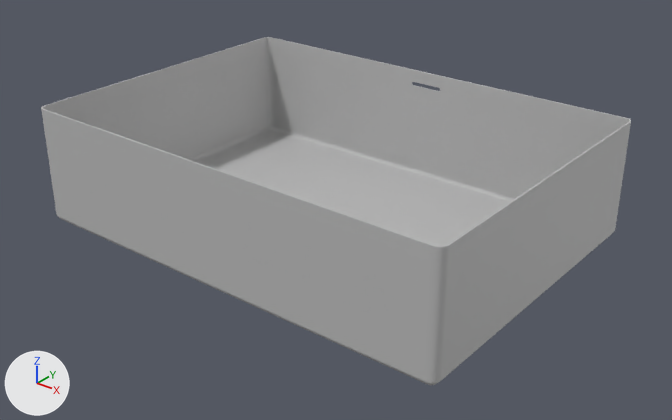
Two versions of the glTF model public/models/UB-05-M.glb, one commit apart.
Both versions are drawn from a 50 mm camera at (0.681, -0.842, 0.547) aimed at (0.018, -0.013, 0.033). Lighting does not change. The marker at lower left points along +X, +Y and +Z. The picture after the commit comes second. Where no turn or scale is listed for an object, it has been applied to the vertices. Vertices at exactly the same position are counted once.

In view in the first picture: 'sink' and 1 more.
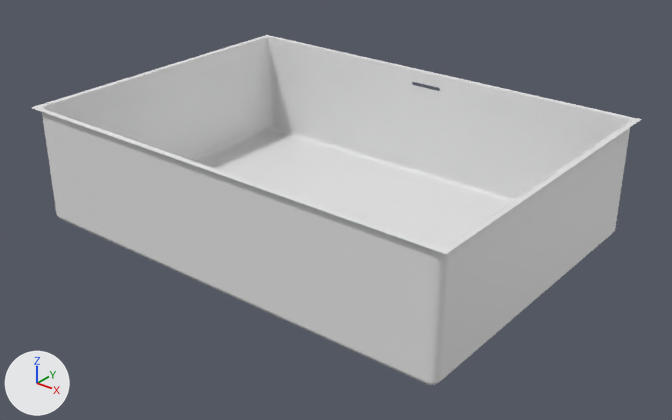
Where the newer file only moved an object's origin or applied its transform, the numbers keep the older frame.

What differs and where, as boxes [x1, y1, x2, y2] in the pictures (672 x 420 px; the box of a moved part takes in the faces that stretch with it):
'sink', reshaped
    before: [41, 37, 631, 385]
    after: [31, 35, 641, 385]
part 1 of me_mesh_002, moved or reshaped
    before: [41, 37, 631, 247]
    after: [31, 35, 641, 254]
part 2 of me_mesh_002, recoloured (grey to white)
    both: [42, 37, 630, 385]

What changed in the scene script:
```text
Add mat_connector:
    mat_connector = principled_material('Connector')
    mat_connector.base_color = (0.8, 0.8, 0.8)  # white #e7e7e7
Add mat_sink:
    mat_sink = principled_material('Sink')
    mat_sink.base_color = (0.8, 0.8, 0.8)  # white #e7e7e7
Change me_mesh_002:
    used by ob_sink; location = (0.0, 0.0, 0.0)
    remove me_mesh_002.from_pydata(...)  # 1800 vertices, 3600 faces; spans x -0.3..0.299, y -0.212..0.212, z 0.0..0.155
    add me_mesh_002.from_pydata(...)  # 1876 vertices, 3676 faces; spans x -0.306..0.306, y -0.218..0.218, z 0.0..0.155
    me_mesh_002 part 1
    197 faces are deleted
    76 vertices are added at x -0.306..0.306, y -0.218..0.218, z 0.155
    76 new faces join them, mat_connector (white #e7e7e7)
    197 new faces join them, mat_sink (white #e7e7e7)
    me_mesh_002 part 2: 3403 faces spanning x -0.3..0.299, y -0.212..0.212, z 0.0..0.155 switch from mat_lambert4 (grey #bcbcbc) to mat_sink (white #e7e7e7)
    add me_mesh_002.materials.append(mat_connector)  # white #e7e7e7
```
